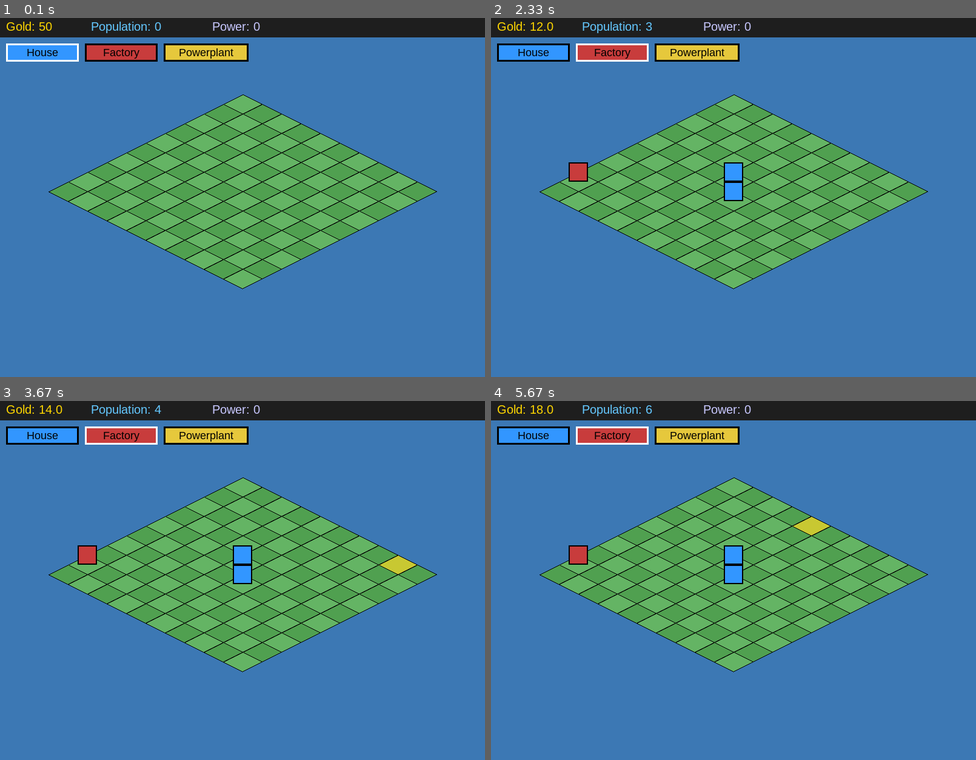
Above: before the commit, frames 1-4 (two rows, left to right).
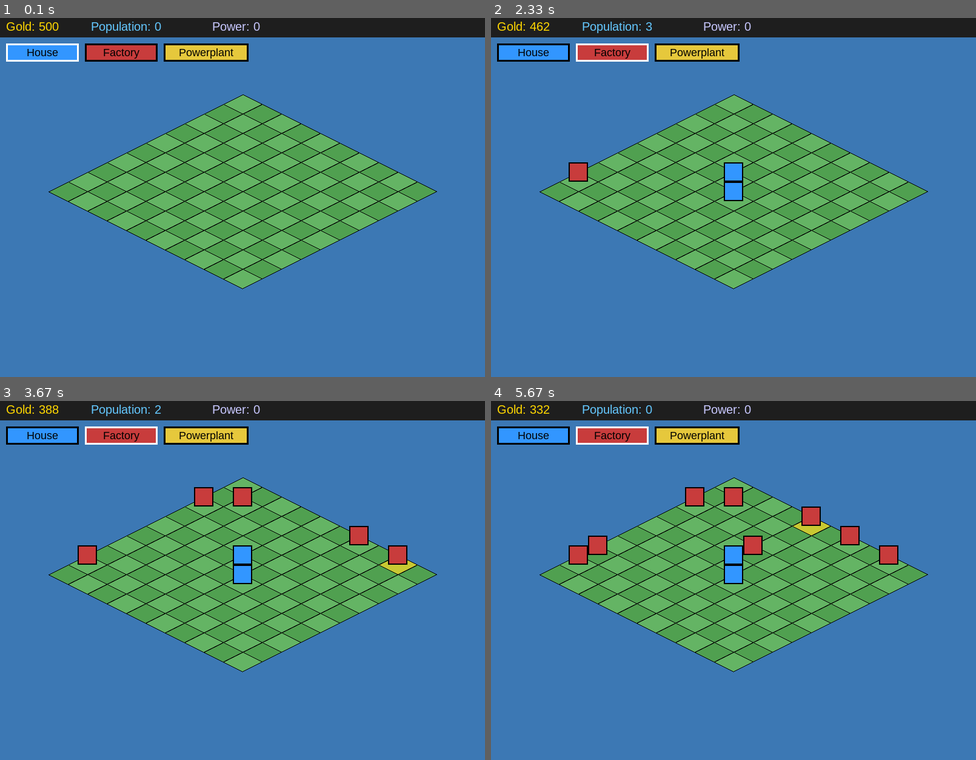
Above: after the commit, the same moments.

Repository: tdimnet/learn-pygame-by-doing
Game: pygame game, started from app.py
Two runs of this game, one before a commit and one after it. Both use one fixed random seed, a clock stepped at 60 frames per second and the inputs below.
Inputs (mouse positions are in pixels of both pictures, inside the frame that each line leads up to):
- Up to frame 1 (0.1 s): no input
- Up to frame 2 (2.33 s): click (733, 193) at 0.38 s; click (733, 219) at 0.72 s; click (583, 140) at 1.05 s; click (607, 61) at 1.38 s; click (558, 183) at 1.72 s; click (709, 290) at 2.05 s
- Up to frame 3 (3.67 s): click (227, 515) at 2.38 s; click (174, 501) at 2.72 s; click (368, 548) at 3.05 s; click (392, 569) at 3.38 s
- Up to frame 4 (5.67 s): click (835, 515) at 3.72 s; click (752, 562) at 4.55 s; click (592, 555) at 4.88 s; click (660, 684) at 5.22 s; click (835, 530) at 5.55 s

The runs differ from the first frame. In frame 1, less than 0.1% of the frame differs, in the area x 10-13%, y 1-4%; in frame 2, less than 0.1%; in frame 3, 1.0%; in frame 4, 1.6%, in the area x 8-84%, y 1-46%.

Commit message:
Add power bonus

Diff:
--- a/app.py
+++ b/app.py
@@ -174,7 +174,7 @@
     ]
     selected_building = "house"
 
-    gold = 50
+    gold = 500
     population = 0
     power = 0
 
@@ -241,18 +241,20 @@
             adjusted_gold_prod = total_gold_prod * pop_ratio
             adjusted_pop_prod = total_pop_prod - total_pop_consume
 
+            boost = 1 + (0.2 * power)
+            adjusted_gold_prod *= boost
+
             population += adjusted_pop_prod
             if population < 0:
                 population = 0
 
             gold += adjusted_gold_prod
-
-            power = total_power_prod
+            power = int(total_power_prod)
 
 
         screen.fill(color=(60, 120, 180))
 
-        draw_resource_bar(screen, gold, population, power)
+        draw_resource_bar(screen, int(gold), int(population), int(power))
         draw_tool_bar(screen, tool_buttons, selected_building)
 
         for gx in range(GRID_WIDTH):
